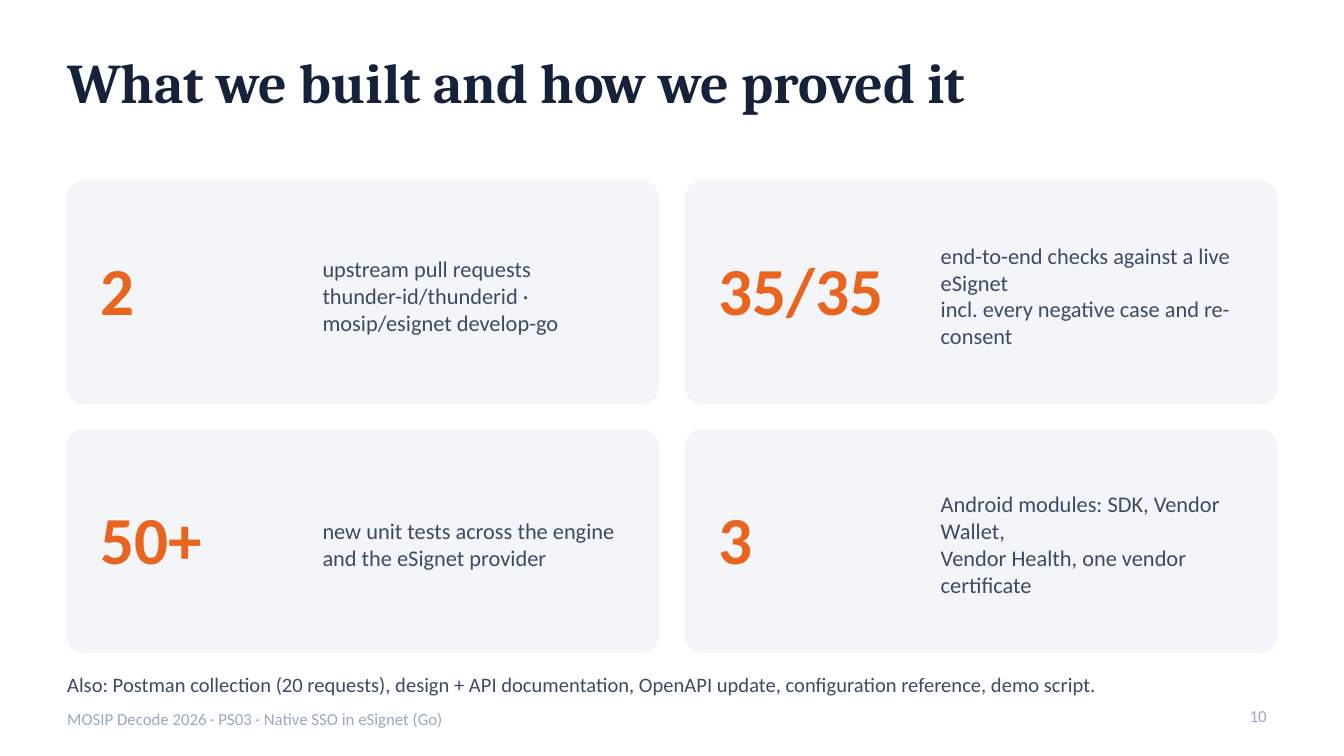
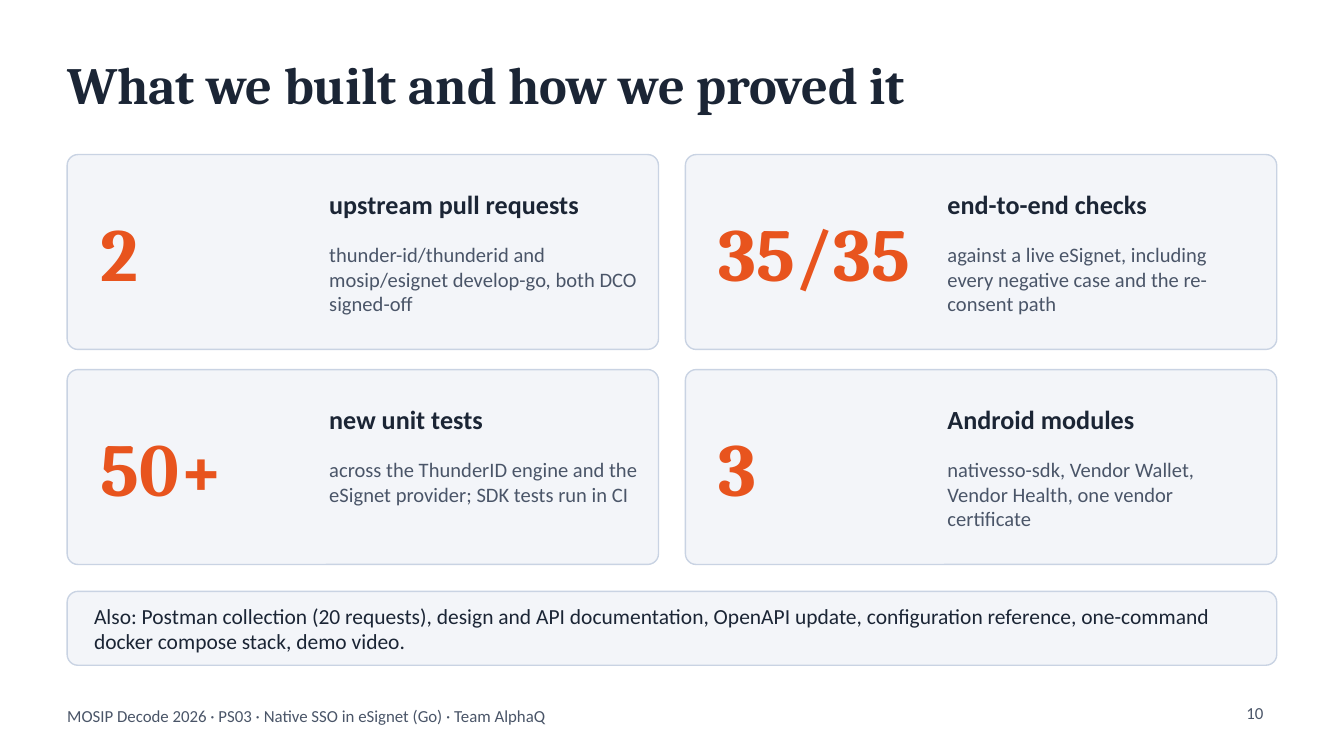
Before and after one commit to DevAnuragT/mosip-decode-2026-native-sso, a slide deck: slide 10 of docs/pitch-deck.pptx. Drawn at 1344x756 pixels with LibreOffice and Linux fonts; fonts in the diff are those of the drawing. Boxes give left, top, right and bottom in pixels: in the first picture for what was removed or moved away, otherwise in the second. Text is boxed around its words. In the diff, an @@ line names an element or a change of style, - is before the commit and + after.

```diff
--- a/docs/pitch-deck.pptx
+++ b/docs/pitch-deck.pptx
@@ title "What we built and how ..." at <box>67,67,904,115</box>: size 30 to 28 pt, text colour #16213A to #1B2535; vertical alignment top to middle @@
@@ rounded rectangle: place and size @@
-rounded rectangle at <box>67,181,659,403</box>
+rounded rectangle at <box>67,155,659,349</box>
@@ text "2": place and size @@
-text "2" at <box>101,271,135,315</box>
+text "2" at <box>101,230,139,281</box>
@@ rounded rectangle: place and size @@
-rounded rectangle at <box>685,181,1277,403</box>
+rounded rectangle at <box>685,155,1277,349</box>
@@ text "35/35": place and size @@
-text "35/35" at <box>719,268,884,318</box>
+text "35/35" at <box>719,229,910,292</box>
@@ text "upstream pull requests": place and size @@
-text "upstream pull requests" at <box>323,261,558,335</box>
+text "upstream pull requests" at <box>329,195,579,218</box>
@@ text "upstream pull requests" at <box>329,195,579,218</box>: size 12 to 14 pt, text colour #3D4A63 to #1B2535, bold on; vertical alignment middle to top @@
@@ text added at <box>947,195,1147,214</box>, 14 pt, text #1B2535, bold @@
+end-to-end checks
@@ text added at <box>329,247,637,315</box>, 11 pt, text #4A5568 @@
+thunder-id/thunderid and mosip/esignet develop-go, both DCO signed-off
@@ text at <box>947,247,1207,315</box>: text changed; size 12 to 11 pt; text colour #3D4A63 to #4A5568 @@
-end-to-end checks against a live eSignet
-incl. every negative case and re-consent
+against a live eSignet, including every negative case and the re-consent path
@@ text at <box>323,288,558,335</box>: paragraph removed @@
-thunder-id/thunderid · mosip/esignet develop-go
@@ rounded rectangle: place and size @@
-rounded rectangle at <box>67,430,659,652</box>
+rounded rectangle at <box>67,370,659,564</box>
@@ outline #F3F5F9 0.75 pt to #C9D3E3 0.75 pt; proportions changed in 4 elements at <box>67,155,659,349</box>, <box>685,155,1277,349</box>, <box>67,370,659,564</box>, <box>685,370,1277,564</box> @@
@@ rounded rectangle: place and size @@
-rounded rectangle at <box>685,430,1277,652</box>
+rounded rectangle at <box>685,370,1277,564</box>
@@ text "50+": place and size @@
-text "50+" at <box>101,520,202,565</box>
+text "50+" at <box>101,445,224,497</box>
@@ text added at <box>329,410,483,429</box>, 14 pt, text #1B2535, bold @@
+new unit tests
@@ size 36 to 40 pt, font Calibri to Cambria, text colour #E9641E to #E8541E in 4 elements at <box>101,230,139,281</box>, <box>719,229,910,292</box>, <box>101,445,224,497</box>, <box>719,445,757,497</box> @@
@@ text "3": place and size @@
-text "3" at <box>719,520,753,565</box>
+text "3" at <box>719,445,757,497</box>
@@ text added at <box>947,410,1134,429</box>, 14 pt, text #1B2535, bold @@
+Android modules
@@ vertical alignment middle to top in 3 elements at <box>947,462,1194,526</box>, <box>947,247,1207,315</box>, <box>329,462,637,506</box> @@
@@ text at <box>329,462,637,506</box>: text changed; size 12 to 11 pt; text colour #3D4A63 to #4A5568 @@
-new unit tests across the engine
-and the eSignet provider
+across the ThunderID engine and the eSignet provider; SDK tests run in CI
@@ text at <box>947,462,1194,526</box>: text changed; size 12 to 11 pt; text colour #3D4A63 to #4A5568 @@
-Android modules: SDK, Vendor Wallet,
-Vendor Health, one vendor certificate
+nativesso-sdk, Vendor Wallet, Vendor Health, one vendor certificate
@@ rounded rectangle added at <box>67,591,1277,665</box>, fill #F3F5F9, outline #C9D3E3 0.75 pt @@
@@ text "Also: Postman collection (20 requests), ..." at <box>94,608,1208,653</box>: vertical alignment top to middle @@
@@ text at <box>94,608,1208,653</box>: text changed; size 11 to 11.5 pt; text colour #3D4A63 to #1B2535 @@
-Also: Postman collection (20 requests), design + API documentation, OpenAPI update, configuration reference, demo script.
+Also: Postman collection (20 requests), design and API documentation, OpenAPI update, configuration reference, one-command docker compose stack, demo video.
@@ text at <box>67,710,546,725</box>: text changed; text colour #9AA8C2 to #4A5568 @@
-MOSIP Decode 2026 · PS03 · Native SSO in eSignet (Go)
+MOSIP Decode 2026 · PS03 · Native SSO in eSignet (Go) · Team AlphaQ
@@ page number at <box>1246,708,1263,719</box>: text colour #9AA8C2 to #4A5568; alignment left to right @@
```
Also in this commit, not shown: 12 other slides changed, 5 other files.
